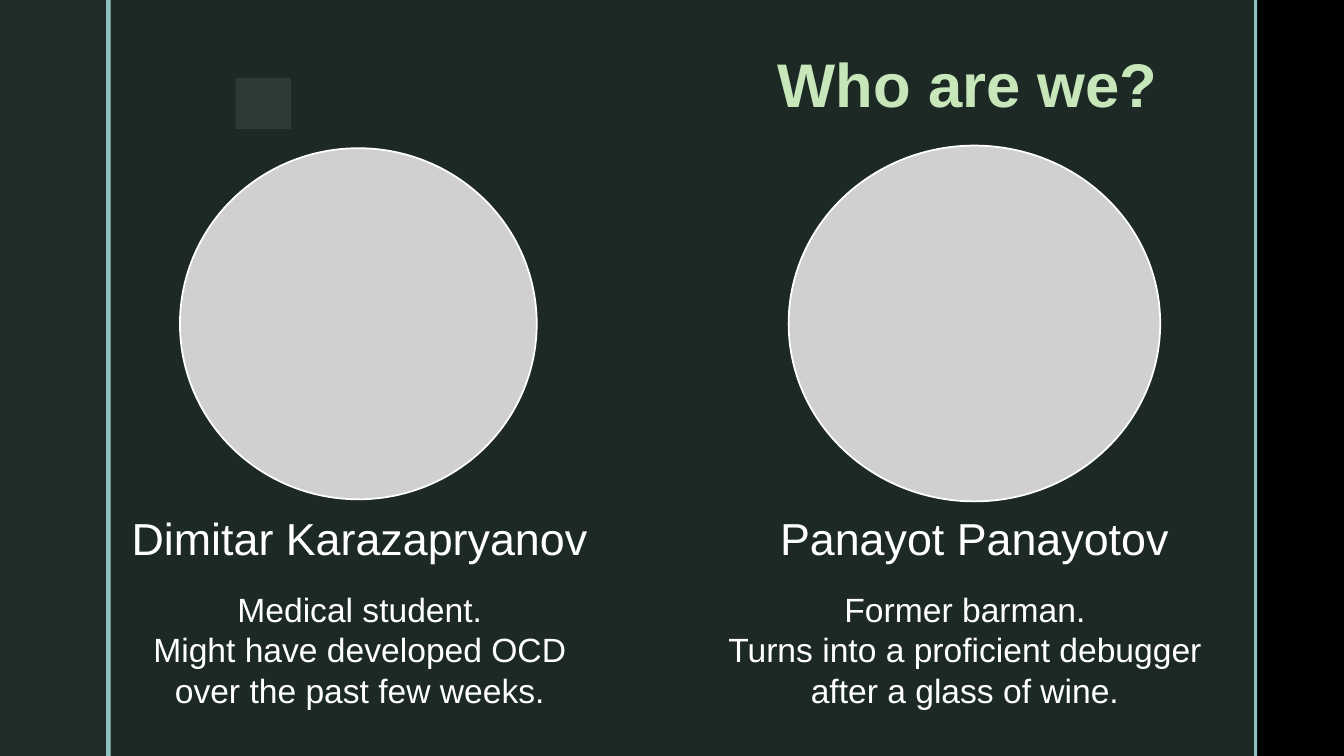
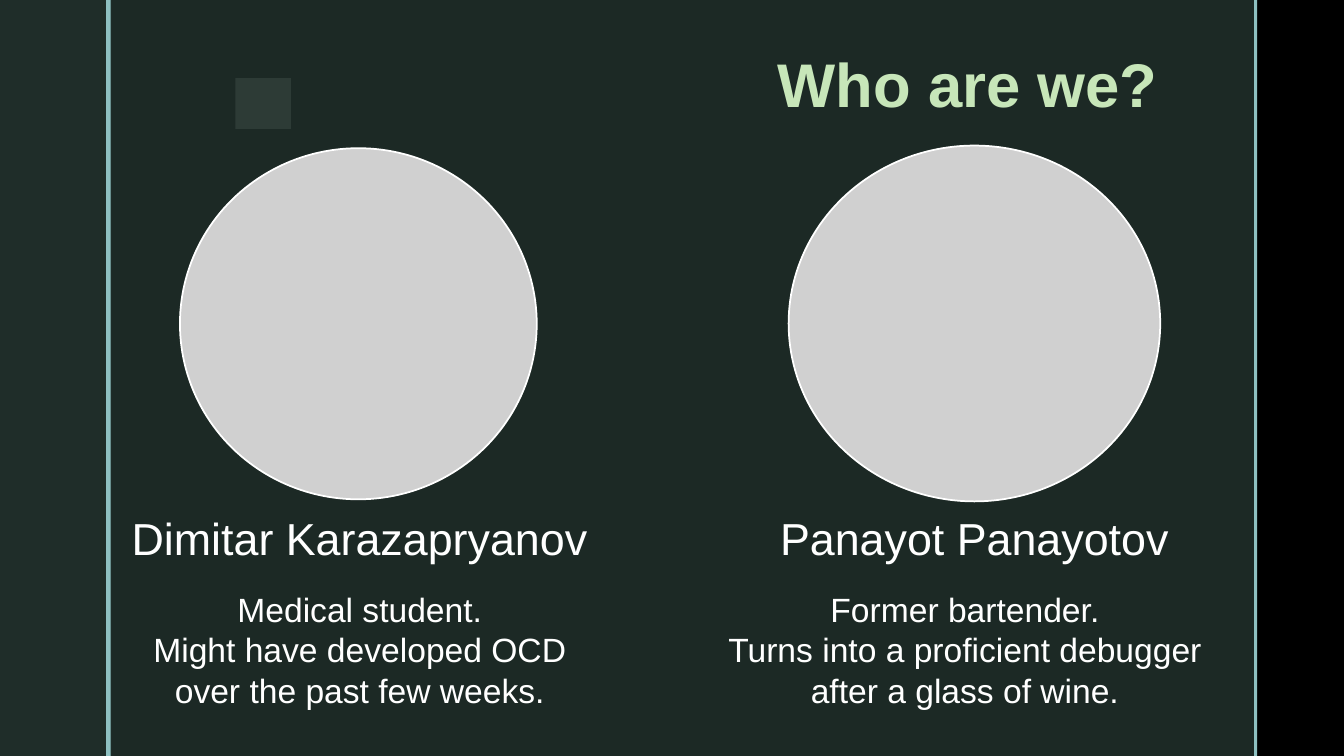
Before and after one commit to DimitarKaraz/Finance-Tracker, a slide deck: slide 2 of Finance Tracker Web Application.pptx. Drawn at 1344x756 pixels with LibreOffice and Linux fonts; fonts in the diff are those of the drawing; grey boxes stand for pictures; background and template pictures are left out. Boxes give left, top, right and bottom in pixels: in the first picture for what was removed or moved away, otherwise in the second. Text is boxed around its words. In the diff, an @@ line names an element or a change of style, - is before the commit and + after.

```diff
--- a/Finance Tracker Web Application.pptx
+++ b/Finance Tracker Web Application.pptx
@@ text at (830, 597, 1099, 623): text changed @@
-Former barman.
+Former bartender.
```
Also in this commit, not shown: 1 other slide changed, 4 other files.
